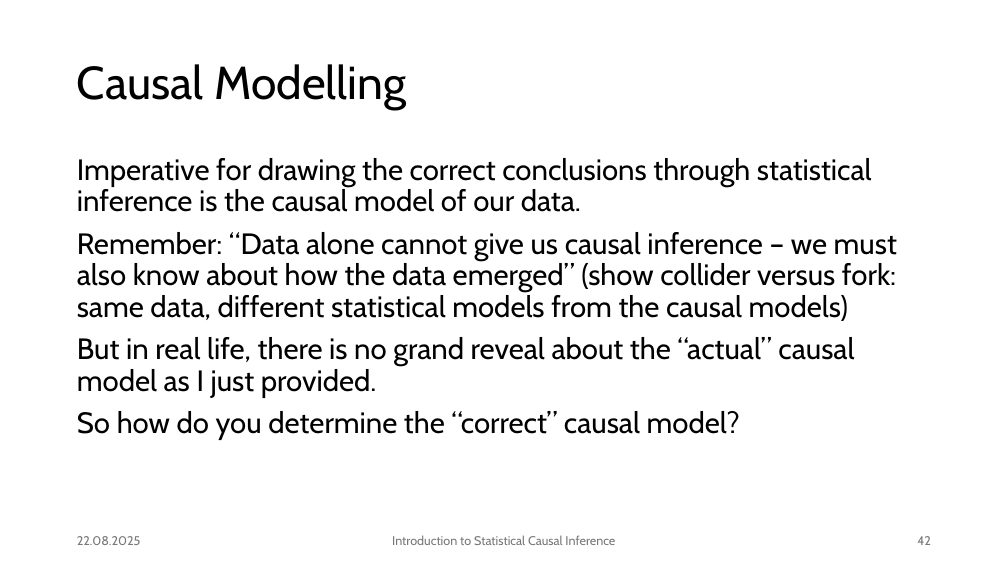
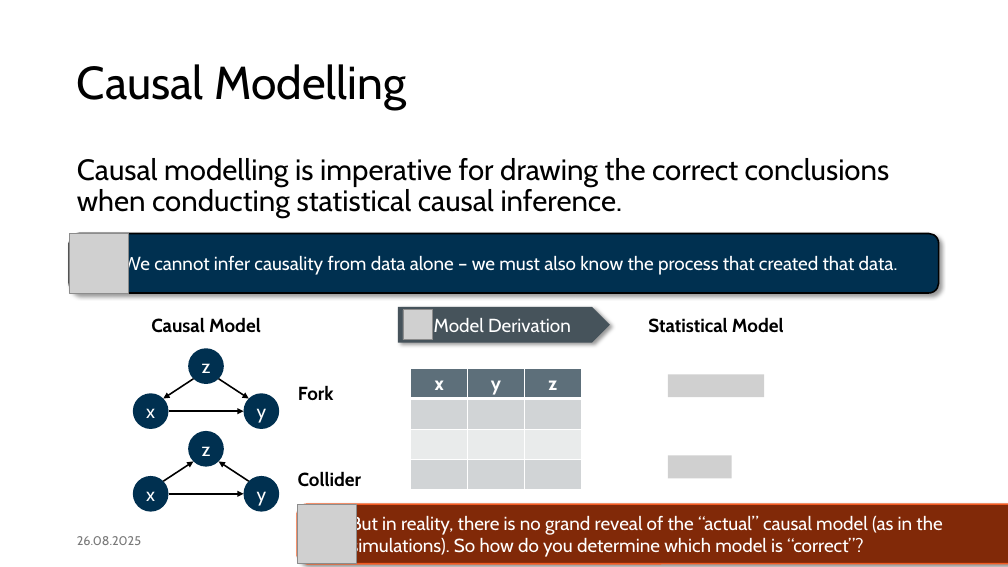
Before and after one commit to JulianFrattini/bda4sci, a slide deck: slide 50 of version2/slides/intro-sci.pptx (slide 42 before the commit). Drawn at 1008x567 pixels with LibreOffice and Linux fonts; fonts in the diff are those of the drawing; grey boxes stand for pictures; background and template pictures are left out. Boxes give left, top, right and bottom in pixels: in the first picture for what was removed or moved away, otherwise in the second. Text is boxed around its words. In the diff, an @@ line names an element or a change of style, - is before the commit and + after.

```diff
--- a/version2/slides/intro-sci.pptx
+++ b/version2/slides/intro-sci.pptx
@@ text at (77,158,890,219): text changed @@
-Imperative for drawing the correct conclusions through statistical inference is the causal model of our data.
-Remember: “Data alone cannot give us causal inference – we must also know about how the data emerged” (show collider versus fork: same data, different statistical models from the causal models)
-But in real life, there is no grand reveal about the “actual” causal model as I just provided.
-So how do you determine the “correct” causal model?
+Causal modelling is imperative for drawing the correct conclusions when conducting statistical causal inference.
@@ rounded rectangle added at (70,234,939,293), fill #003050, outline #000000 1.5 pt, 18 pt, text #FFFFFF @@
+We cannot infer causality from data alone – we must also know the process that created that data.
@@ picture added at (70,234,129,293) @@
@@ text added at (151,317,261,333), 18 pt, text #000000, bold @@
+Causal Model
@@ pentagon arrow added at (399,307,610,343), fill #46535C, 18 pt, text #FFFFFF @@
+Model Derivation
@@ picture added at (403,310,433,340) @@
@@ text added at (648,317,784,333), 18 pt, text #000000, bold @@
+Statistical Model
@@ group added at (133,349,334,429): 3 ellipses, 3 arrows, 1 text @@
+x
+y
+z
+Fork
@@ table added at (411,368,581,489), 4 rows, 3 columns @@
+x | y | z
+ |  | 
+ |  | 
+ |  | 
@@ picture added at (668,374,764,397) @@
@@ group added at (133,431,361,512): 3 ellipses, 3 arrows, 1 text @@
+x
+y
+z
+Collider
@@ picture added at (668,455,732,478) @@
@@ rounded rectangle added at (297,504,1008,564), fill #812908, outline #F15A22 1.5 pt, 18 pt, text #FFFFFF @@
+But in reality, there is no grand reveal of the “actual” causal model (as in the simulations). So how do you determine which model is “correct”?
@@ picture added at (297,504,357,564) @@
@@ text at (77,536,141,545): text changed @@
-22.08.2025
+26.08.2025
@@ text removed at (392,535,615,545) @@
-Introduction to Statistical Causal Inference
@@ page number removed at (917,536,931,545) @@
-42
```
Also in this commit, not shown: 51 other slides changed, 12 slides added, 4 slides removed, 2 other files.
